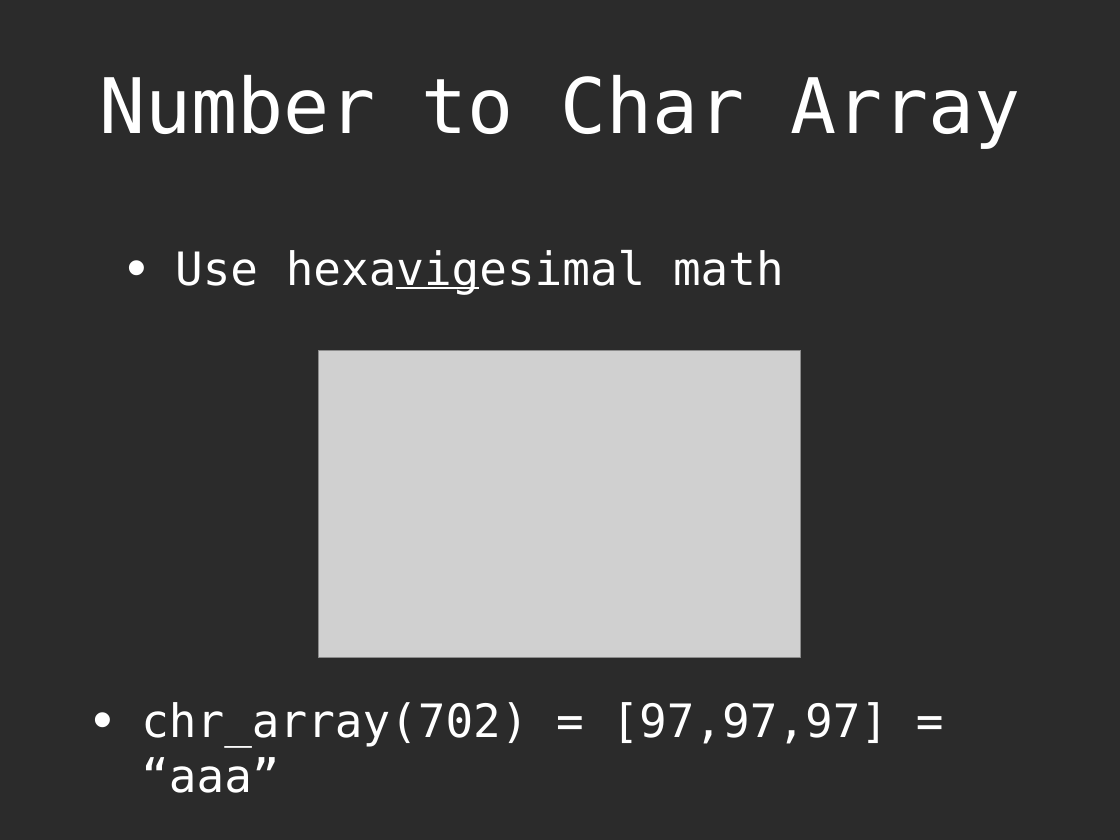
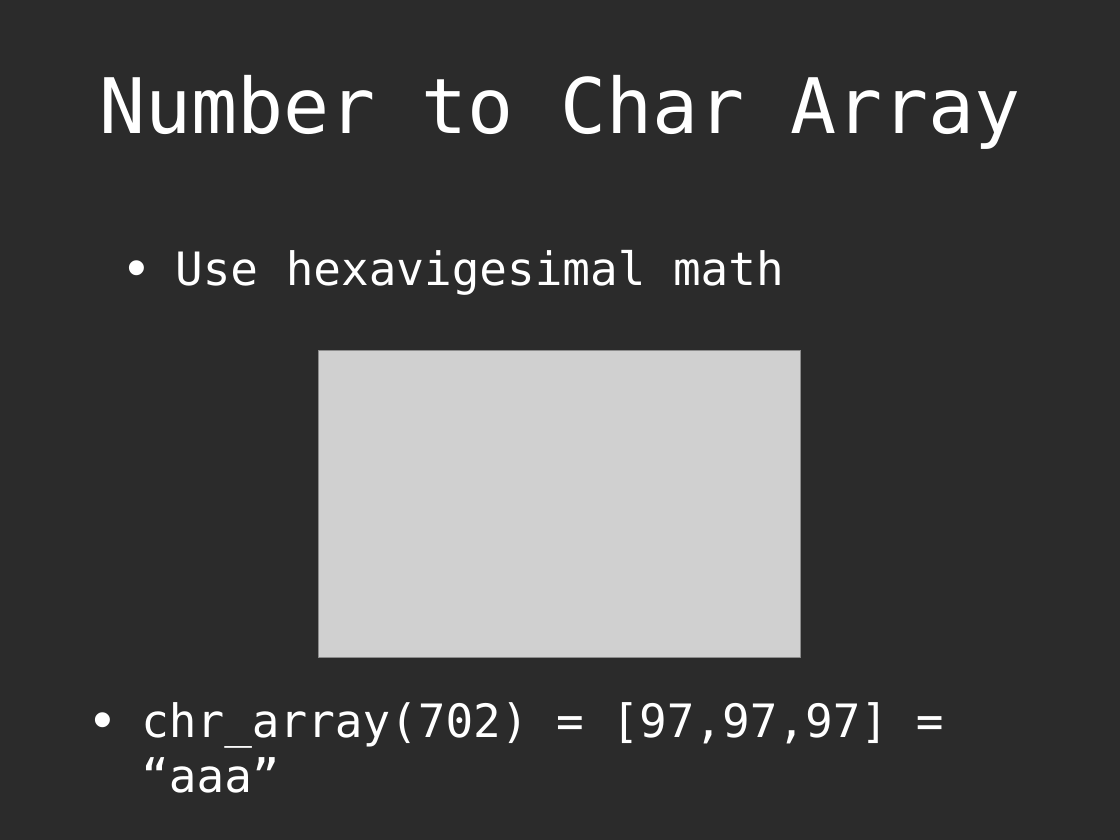
Before and after one commit to btedev/erlang_md5crack, a slide deck: slide 52 of presentation/Erlang.ppt (slide 50 before the commit). Drawn at 1120x840 pixels with LibreOffice and Linux fonts; fonts in the diff are those of the drawing; grey boxes stand for pictures; background and template pictures are left out; a plain dark background stands for a picture behind light text. Boxes give left, top, right and bottom in pixels: in the first picture for what was removed or moved away, otherwise in the second. Text is boxed around its words. In the diff, an @@ line names an element or a change of style, - is before the commit and + after.

```diff
--- a/presentation/Erlang.ppt
+++ b/presentation/Erlang.ppt
@@ text "Use hexavigesimal math" at (175,250,784,295): underline off in "hexavigesimal" @@
```
Also in this commit, not shown: 11 other slides changed, 4 slides added, 15 other files.
